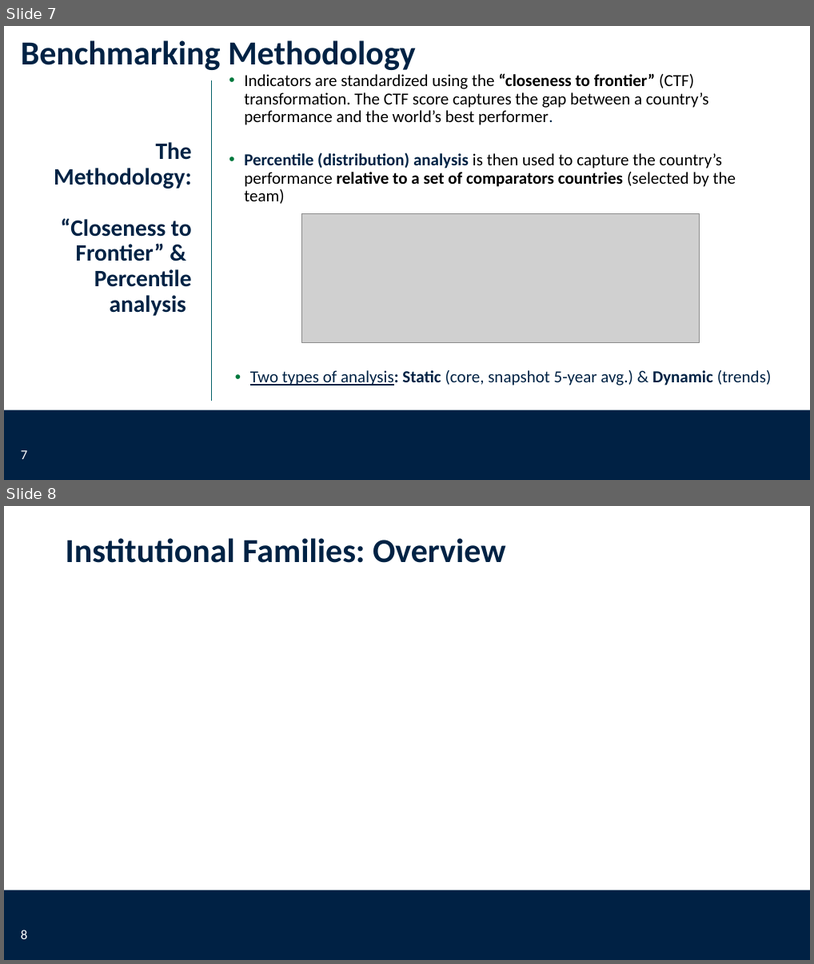
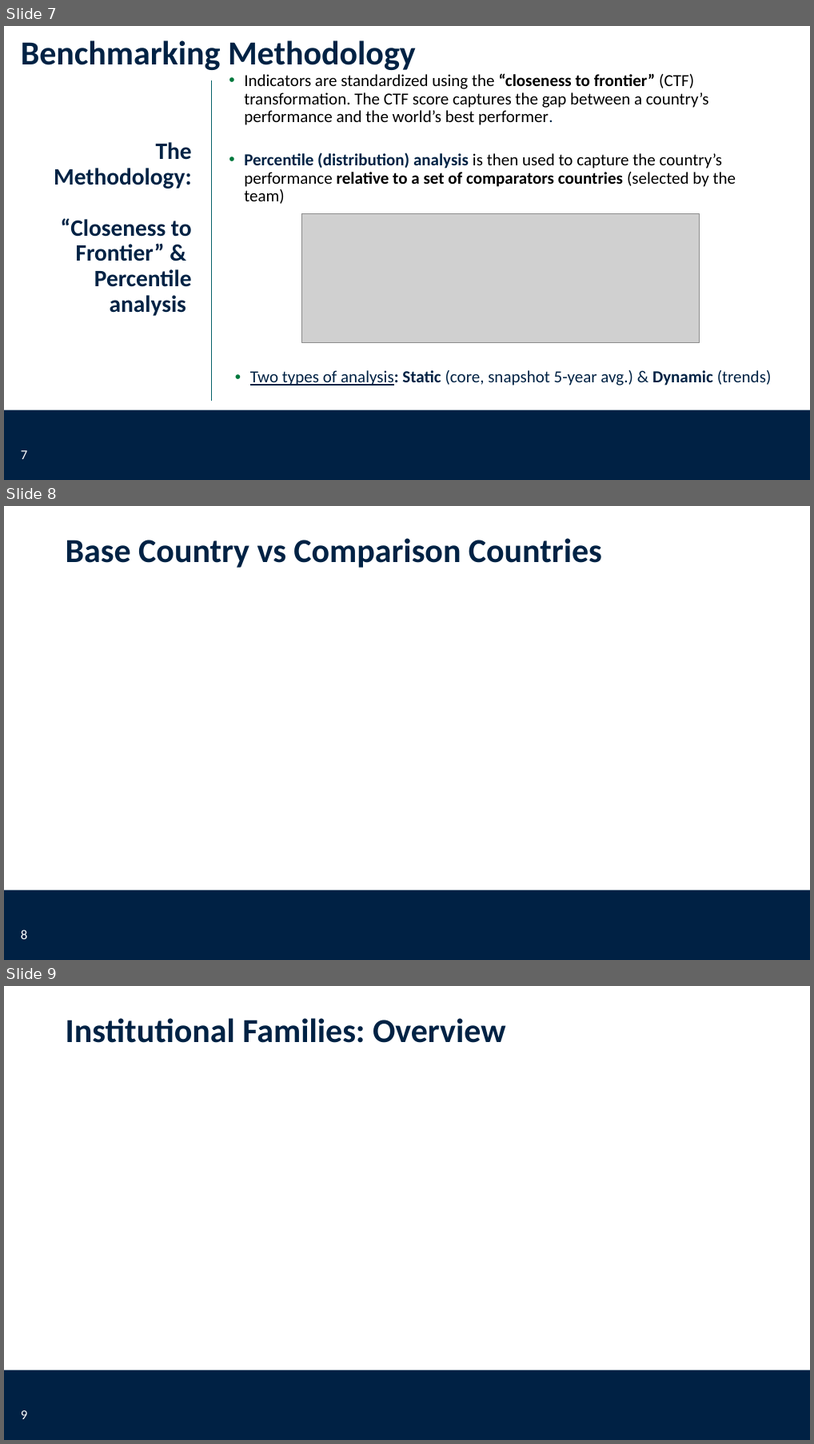
Before and after one commit to worldbank/institutional-assessment-dashboard, a slide deck: app/www/CLIAR_template.pptx. Shown one above the other, each under a label of ours: slides 7 and 8 before the commit, slides 7, 8 and 9 after it. The pictures are 814x964 and 814x1444 pixels, drawn with LibreOffice and Linux fonts; fonts in the diff are those of the drawing; grey boxes stand for pictures; background and template pictures are left out. Boxes give left, top, right and bottom in pixels: in the first picture for what was removed or moved away, otherwise in the second. Text is boxed around its words. In the diff, an @@ line names an element or a change of style, - is before the commit and + after.

```diff
--- a/app/www/CLIAR_template.pptx
+++ b/app/www/CLIAR_template.pptx
@@ slide 8 added at [4,506,810,960], background #FFFFFF; not listed: 1 template element that a slide beside it also shows @@
@@ title added at [66,538,602,568], 40 pt, text #002244, bold @@
+Base Country vs Comparison Countries
@@ page number added at [21,929,27,939], 16 pt, text #FFFFFF @@
+8
@@ what was slide 8 is now slide 9 @@
@@ page number at [21,1410,27,1419]: text changed @@
-8
+9
```
Also in this commit, not shown: 1 slide removed.
